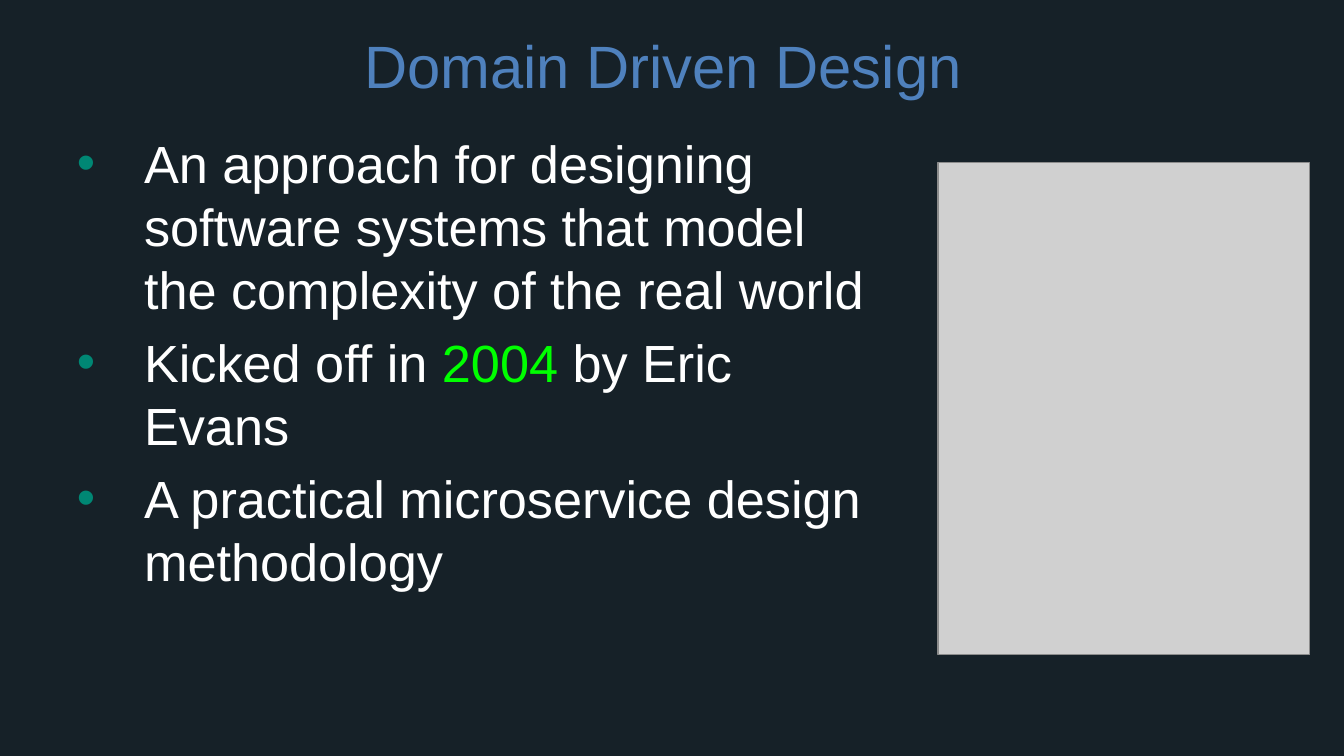
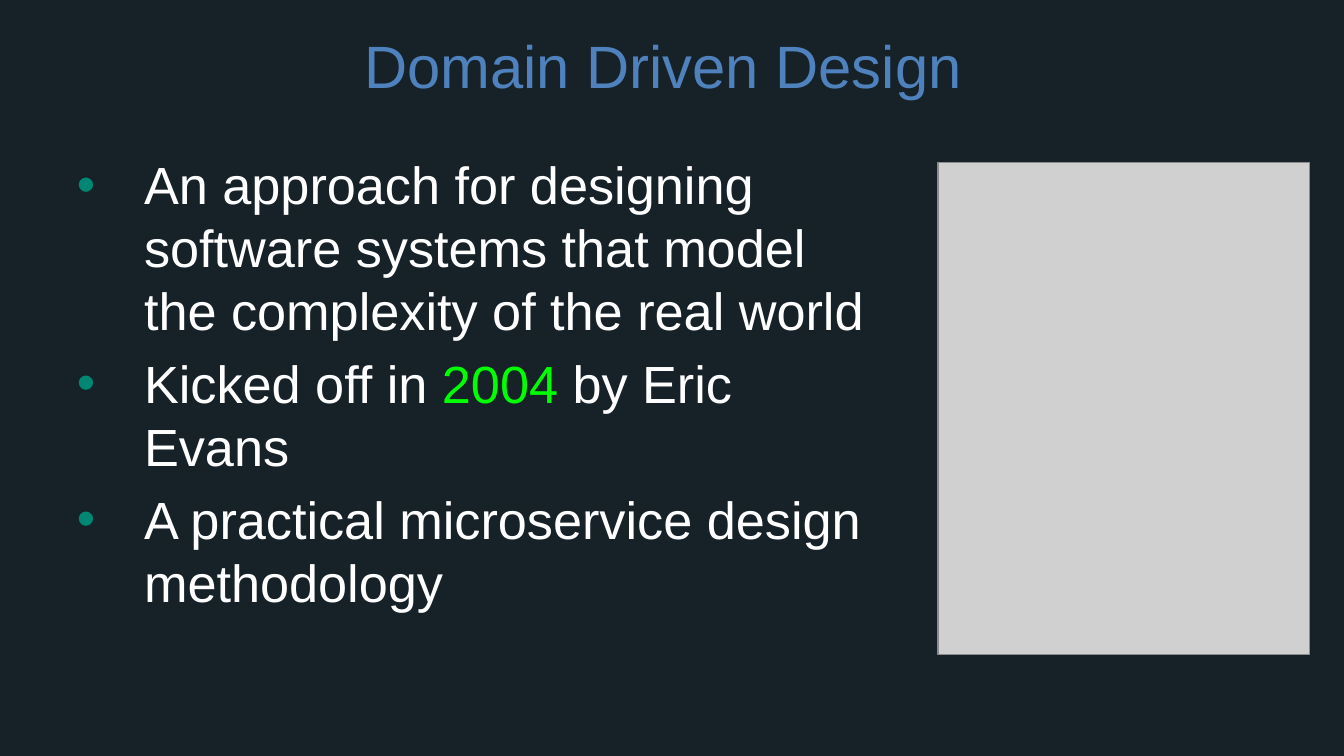
Before and after one commit to ajitkadari/cloud-native-workshop, a slide deck: slide 3 of presentations/Session_1_Getting_Started_With_Microservices.pptx. Drawn at 1344x756 pixels with LibreOffice and Linux fonts; fonts in the diff are those of the drawing; grey boxes stand for pictures; background and template pictures are left out. Boxes give left, top, right and bottom in pixels: in the first picture for what was removed or moved away, otherwise in the second. Text is boxed around its words. In the diff, an @@ line names an element or a change of style, - is before the commit and + after.

```diff
--- a/presentations/Session_1_Getting_Started_With_Microservices.pptx
+++ b/presentations/Session_1_Getting_Started_With_Microservices.pptx
@@ text "An approach for designing software ...": place and size @@
-text "An approach for designing software ..." at (144, 145, 864, 591)
+text "An approach for designing software ..." at (144, 166, 864, 612)
```
Also in this commit, not shown: 8 other slides changed.
